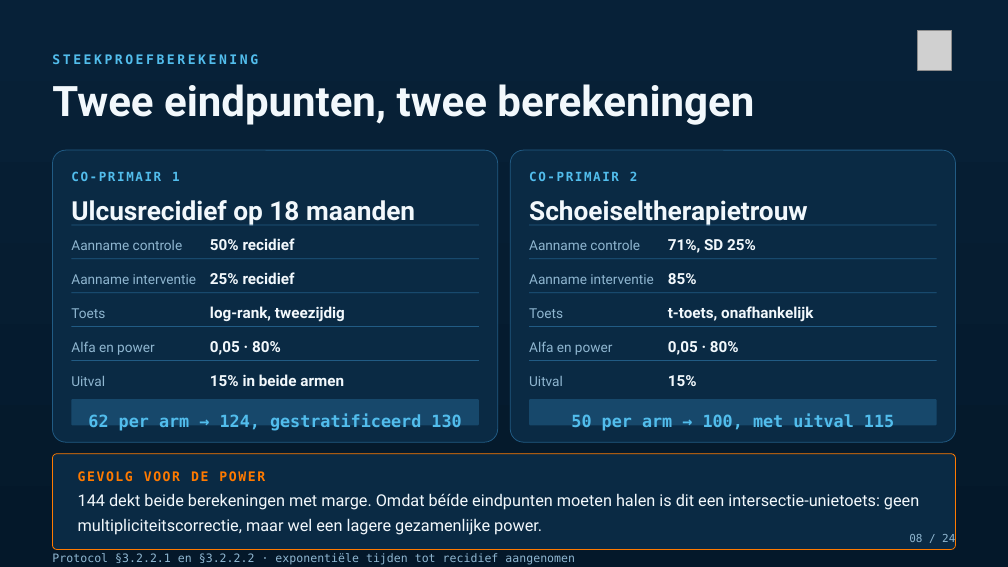
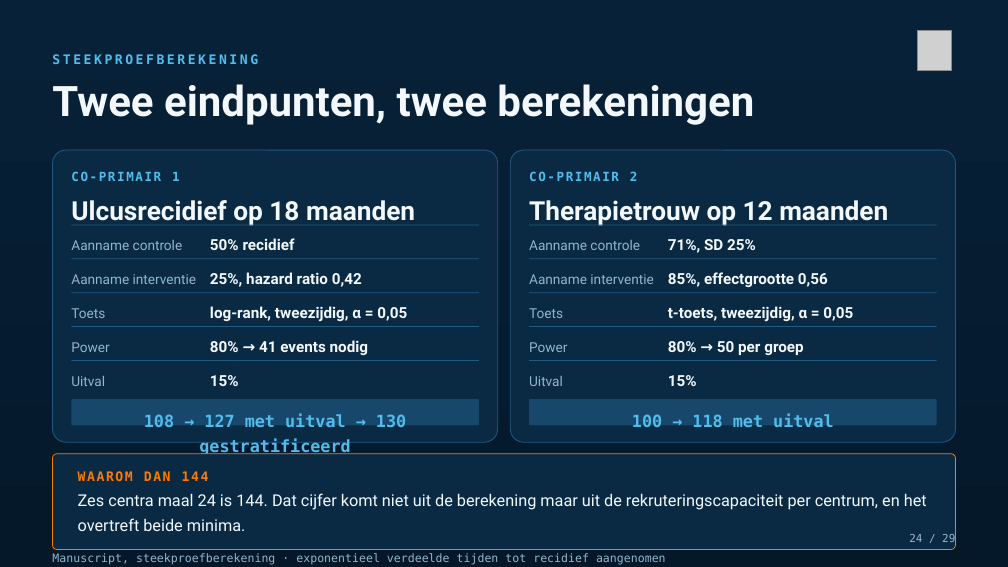
Before and after one commit to Dellfs/paradise-project, a slide deck: slide 24 of PARADISE_presentatie/PARADISE_congres.pptx (slide 8 before the commit). Drawn at 1008x567 pixels with LibreOffice and Linux fonts; fonts in the diff are those of the drawing; grey boxes stand for pictures. Boxes give left, top, right and bottom in pixels: in the first picture for what was removed or moved away, otherwise in the second. Text is boxed around its words. In the diff, an @@ line names an element or a change of style, - is before the commit and + after.

```diff
--- a/PARADISE_presentatie/PARADISE_congres.pptx
+++ b/PARADISE_presentatie/PARADISE_congres.pptx
@@ text at (529, 200, 888, 226): text changed @@
-Schoeiseltherapietrouw
+Therapietrouw op 12 maanden
@@ text at (210, 272, 362, 287): text changed @@
-25% recidief
+25%, hazard ratio 0,42
@@ text at (668, 272, 828, 287): text changed @@
-85%
+85%, effectgrootte 0,56
@@ text at (210, 306, 407, 322): text changed @@
-log-rank, tweezijdig
+log-rank, tweezijdig, α = 0,05
@@ text at (668, 306, 853, 322): text changed @@
-t-toets, onafhankelijk
+t-toets, tweezijdig, α = 0,05
@@ text at (71, 342, 109, 352): text changed @@
-Alfa en power
+Power
@@ text at (210, 340, 368, 355): text changed @@
-0,05 · 80%
+80% → 41 events nodig
@@ text at (529, 342, 567, 352): text changed @@
-Alfa en power
+Power
@@ text at (668, 341, 803, 355): text changed @@
-0,05 · 80%
+80% → 50 per groep
@@ text at (210, 375, 239, 386): text changed @@
-15% in beide armen
+15%
@@ text at (144, 414, 406, 454): text changed @@
-62 per arm → 124, gestratificeerd 130
+108 → 127 met uitval → 130 gestratificeerd
@@ text at (632, 414, 834, 427): text changed @@
-50 per arm → 100, met uitval 115
+100 → 118 met uitval
@@ text at (78, 471, 209, 481): text changed @@
-GEVOLG VOOR DE POWER
+WAAROM DAN 144
@@ text at (78, 493, 927, 531): text changed @@
-144 dekt beide berekeningen met marge. Omdat béíde eindpunten moeten halen is dit een intersectie-unietoets: geen multipliciteitscorrectie, maar wel een lagere gezamenlijke power.
+Zes centra maal 24 is 144. Dat cijfer komt niet uit de berekening maar uit de rekruteringscapaciteit per centrum, en het overtreft beide minima.
@@ text at (909, 534, 955, 542): text changed @@
-08 / 24
+24 / 29
@@ text at (52, 553, 666, 564): text changed @@
-Protocol §3.2.2.1 en §3.2.2.2 · exponentiële tijden tot recidief aangenomen
+Manuscript, steekproefberekening · exponentieel verdeelde tijden tot recidief aangenomen
```
Also in this commit, not shown: 18 other slides changed, 8 slides added, 3 slides removed, 9 other files.
